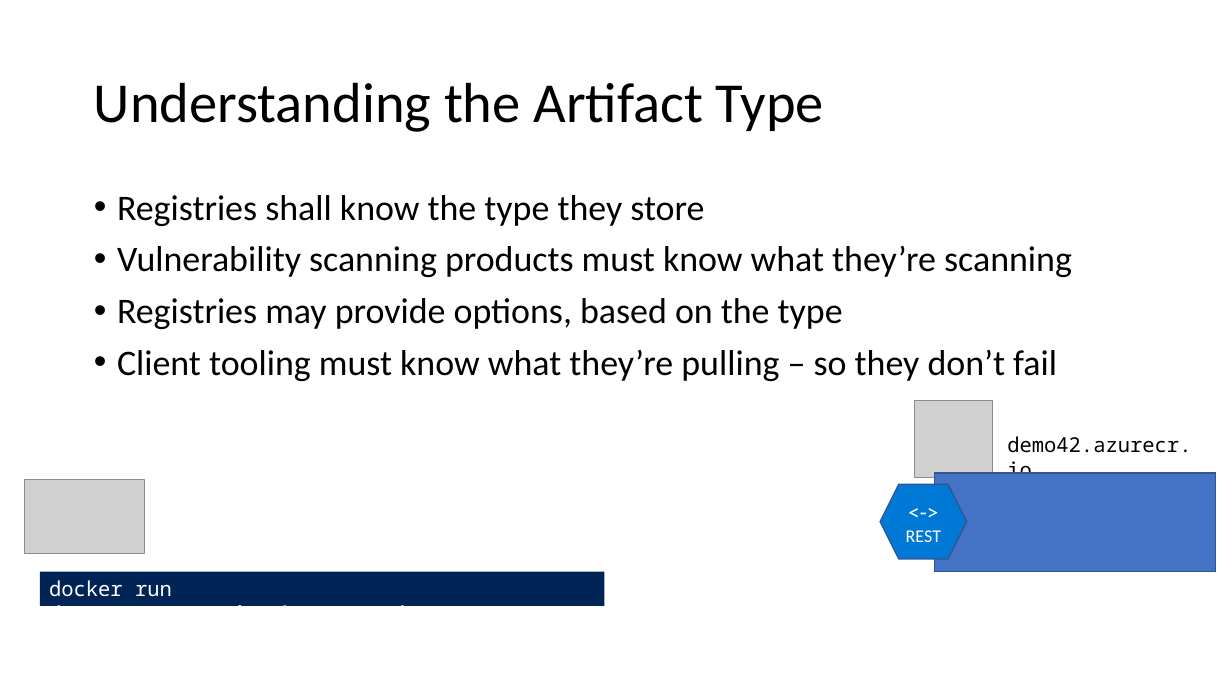
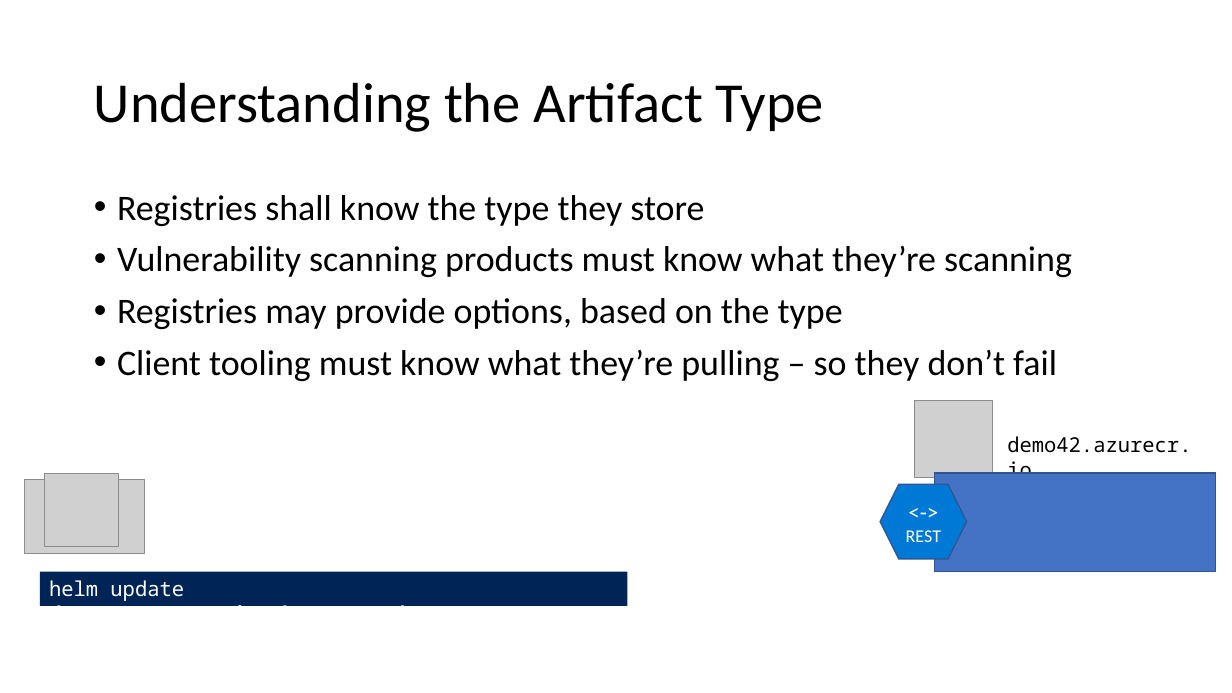
Before and after one commit to SteveLasker/Presentations, a slide deck: slide 16 of ACR/OCIArtifactRegistries.pptm (slide 13 before the commit). Drawn at 1232x693 pixels with LibreOffice and Linux fonts; fonts in the diff are those of the drawing; grey boxes stand for pictures. Boxes give left, top, right and bottom in pixels: in the first picture for what was removed or moved away, otherwise in the second. Text is boxed around its words. In the diff, an @@ line names an element or a change of style, - is before the commit and + after.

Commit message:
OCI artifact registry Rejekts deck updates

```diff
--- a/ACR/OCIArtifactRegistries.pptm
+++ b/ACR/OCIArtifactRegistries.pptm
@@ picture added at (44,473,118,547) @@
@@ rectangle "helm update demo42.azurecr.io/charts/wordpress:5.7": place and size @@
-rectangle "helm update demo42.azurecr.io/charts/wordpress:5.7" at (40,572,604,606)
+rectangle "helm update demo42.azurecr.io/charts/wordpress:5.7" at (40,572,628,606)
@@ text in rectangle at (49,580,516,606): text changed @@
-docker run demo42.azurecr.io/charts/wordpress:9
+helm update demo42.azurecr.io/charts/wordpress:5.7
```
Also in this commit, not shown: 9 other slides changed, 7 slides added, 2 slides removed.
